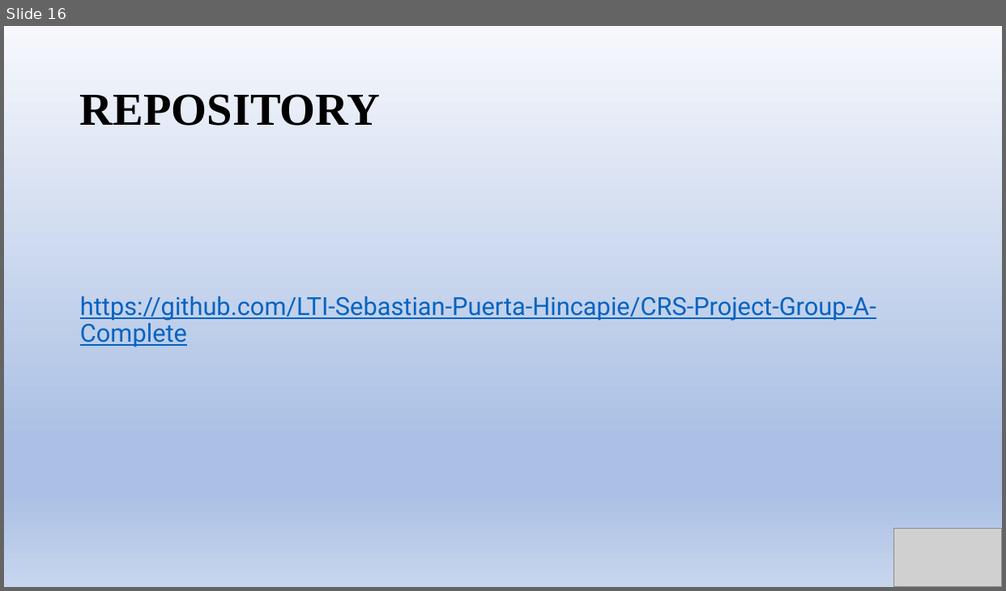
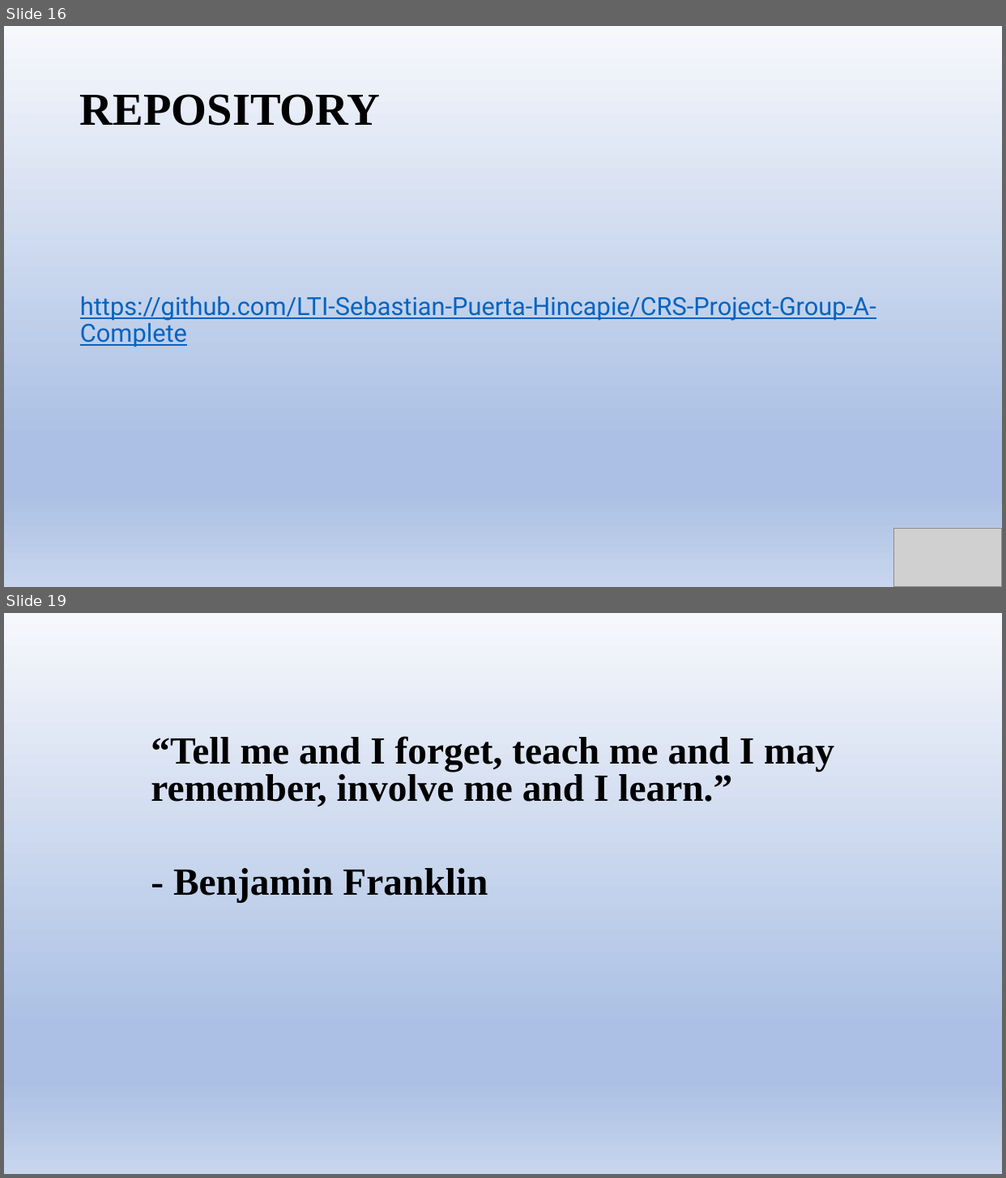
Before and after one commit to LTI-Sebastian-Puerta-Hincapie/CRS-Project-Group-A-Complete, a slide deck: CRS-GROUP-A.pptx. Shown one above the other, each under a label of ours: slide 16 before the commit, slides 16 and 19 after it; the slides between them are not shown. The pictures are 1006x591 and 1006x1178 pixels, drawn with LibreOffice and Linux fonts; fonts in the diff are those of the drawing; grey boxes stand for pictures. Boxes give left, top, right and bottom in pixels: in the first picture for what was removed or moved away, otherwise in the second. Text is boxed around its words. In the diff, an @@ line names an element or a change of style, - is before the commit and + after.

```diff
--- a/CRS-GROUP-A.pptx
+++ b/CRS-GROUP-A.pptx
@@ slide 19 added at bbox=[4, 613, 1002, 1174], background gradient #F6F8FC to #ABC0E4 to #C7D5ED @@
@@ text added at bbox=[151, 736, 834, 903], 37 pt, text #000000, bold @@
+“Tell me and I forget, teach me and I may remember, involve me and I learn.”
+- Benjamin Franklin
```
Also in this commit, not shown: 3 slides changed, 1 other slide added.
